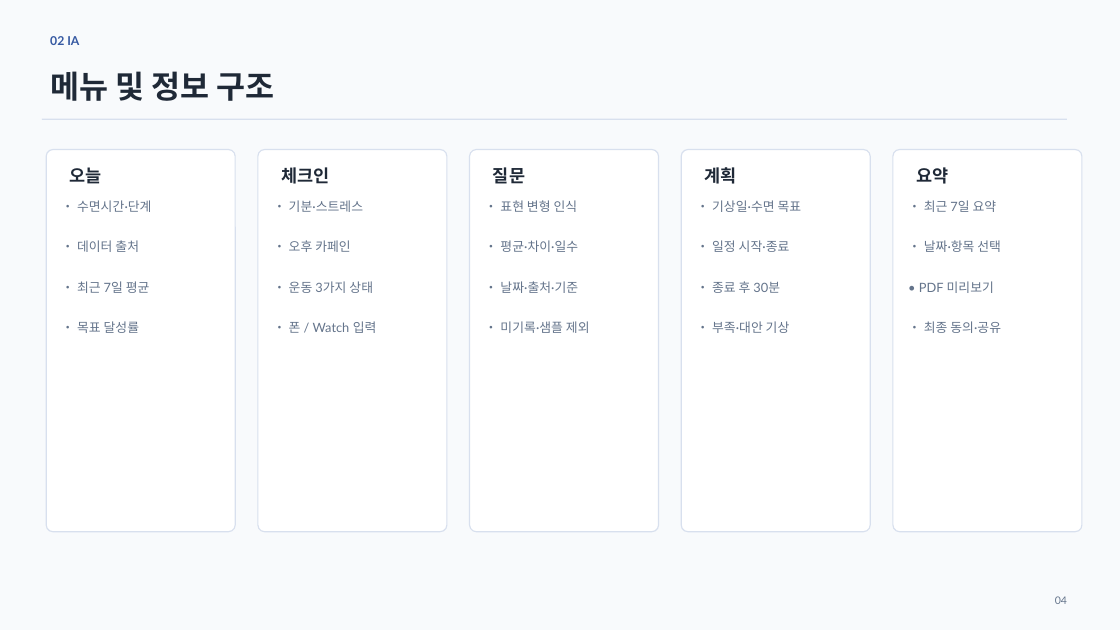
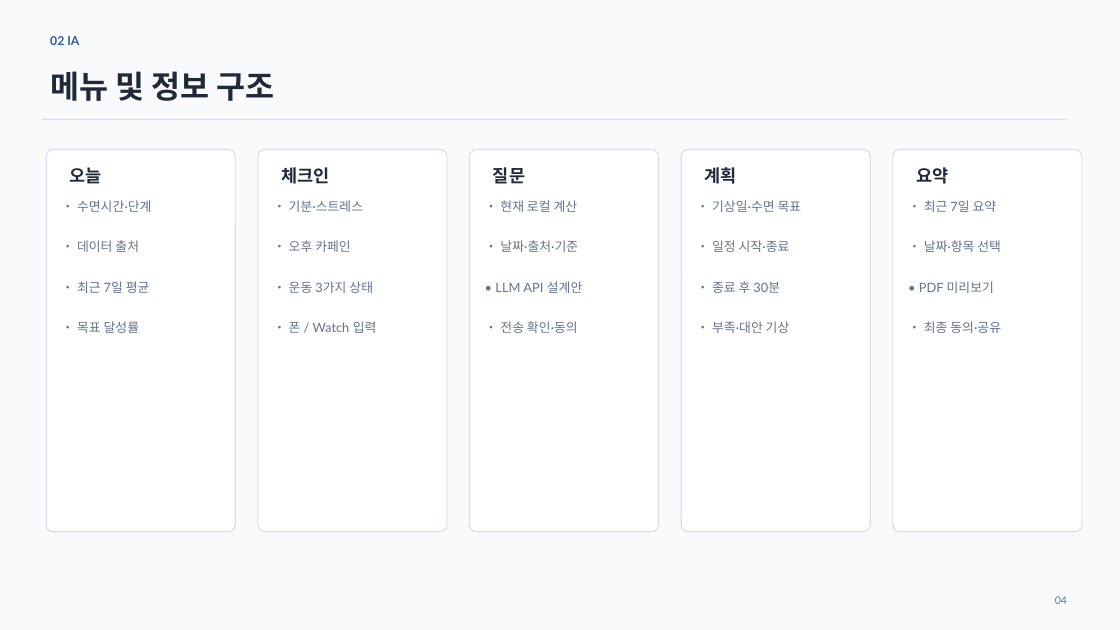
Before and after one commit to JinWoong-Jung/snorlax, a slide deck: slide 4 of 02_Jammanbo_UIUX.pptx. Drawn at 1120x630 pixels with LibreOffice and Linux fonts; fonts in the diff are those of the drawing. Boxes give left, top, right and bottom in pixels: in the first picture for what was removed or moved away, otherwise in the second. Text is boxed around its words. In the diff, an @@ line names an element or a change of style, - is before the commit and + after.

```diff
--- a/02_Jammanbo_UIUX.pptx
+++ b/02_Jammanbo_UIUX.pptx
@@ text at <box>500,200,578,212</box>: text changed @@
-• 표현 변형 인식
-• 평균·차이·일수
+• 현재 로컬 계산
@@ text at <box>495,281,582,333</box>: text changed @@
-• 미기록·샘플 제외
+• LLM API 설계안
+• 전송 확인·동의
```
Also in this commit, not shown: 8 other slides changed, 23 other files.
